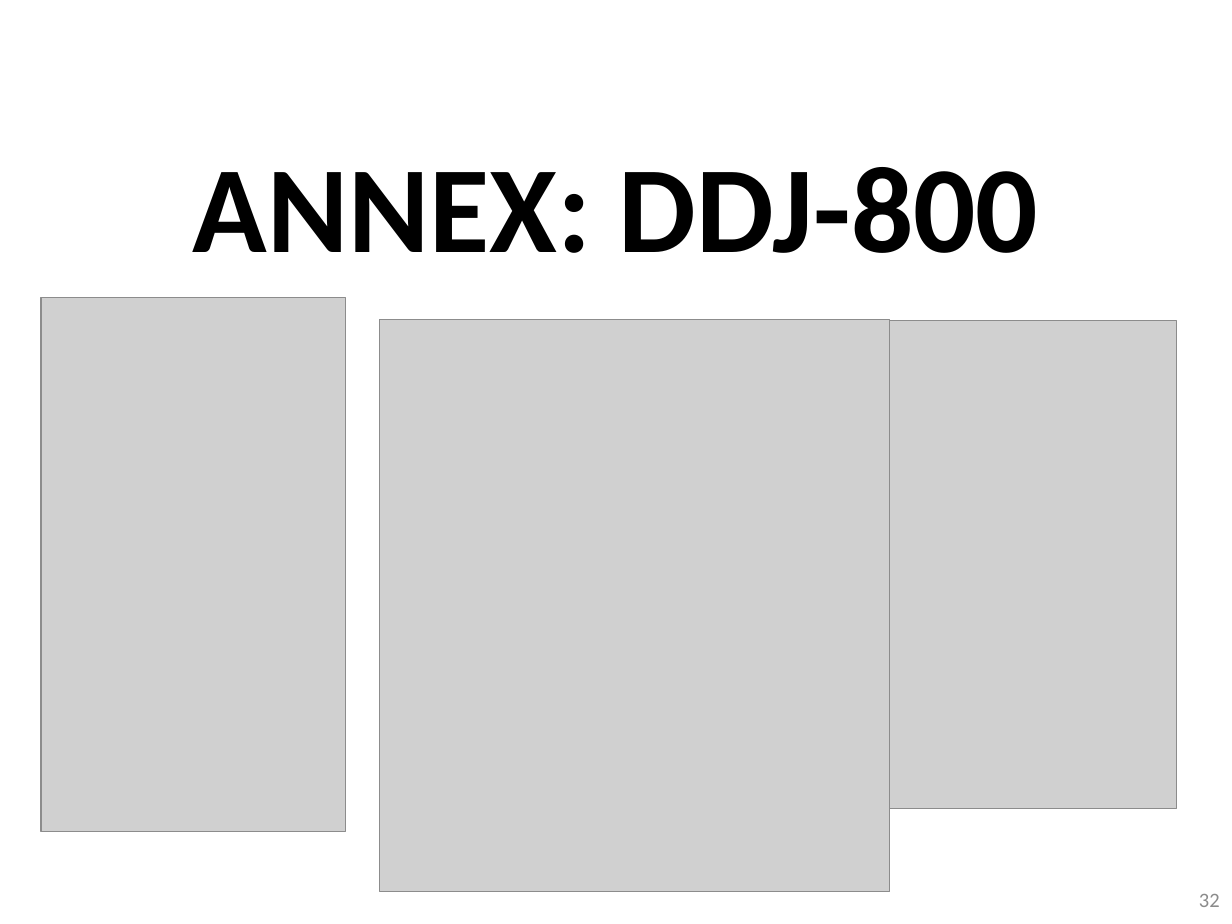
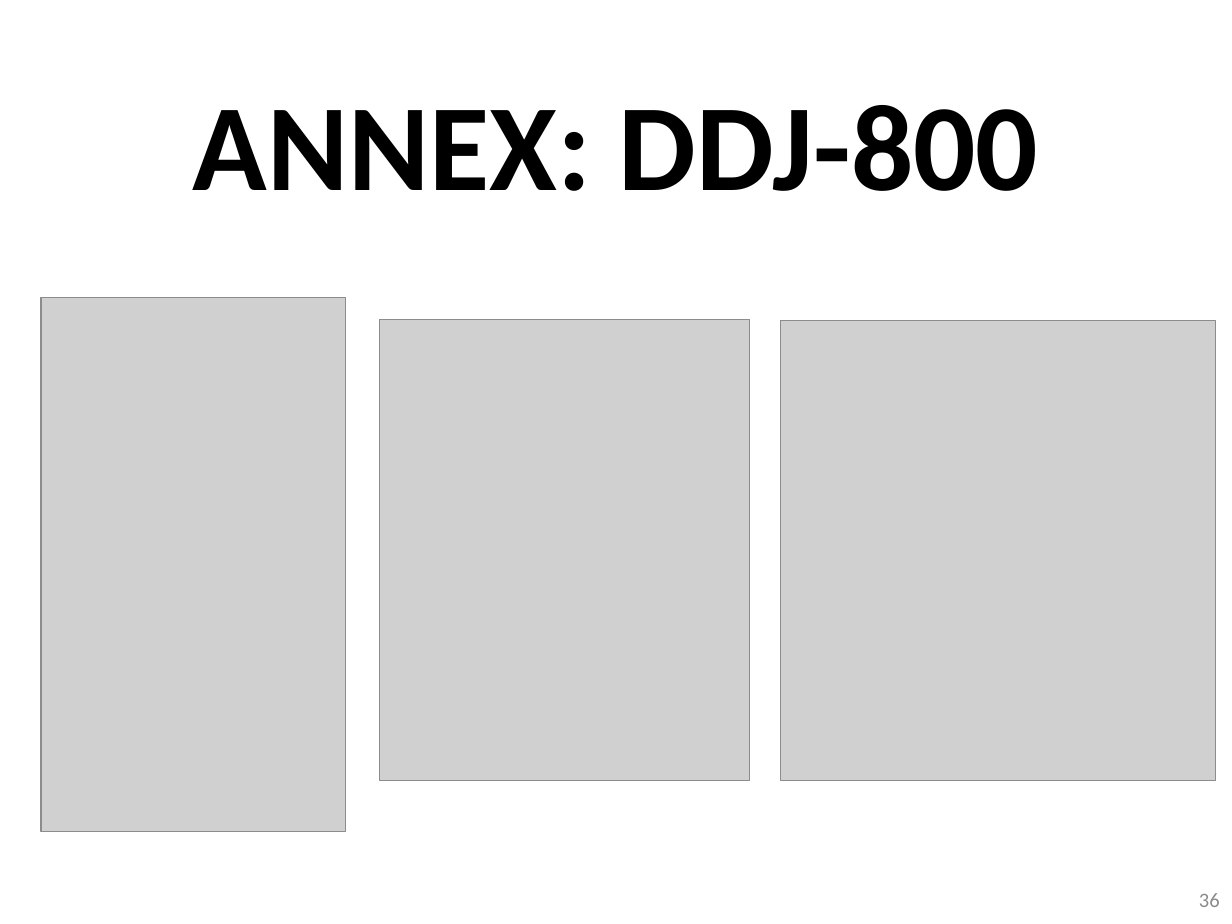
Before and after one commit to pestrela/music, a slide deck: slide 36 of traktor/mapping_ddj_1000/Support files/Source files/DDJ-1000 - Installation Guide.pptx (slide 32 before the commit). Drawn at 1232x924 pixels with LibreOffice and Linux fonts; fonts in the diff are those of the drawing; grey boxes stand for pictures. Boxes give left, top, right and bottom in pixels: in the first picture for what was removed or moved away, otherwise in the second. Text is boxed around its words. In the diff, an @@ line names an element or a change of style, - is before the commit and + after.

```diff
--- a/traktor/mapping_ddj_1000/Support files/Source files/DDJ-1000 - Installation Guide.pptx
+++ b/traktor/mapping_ddj_1000/Support files/Source files/DDJ-1000 - Installation Guide.pptx
@@ text "ANNEX: DDJ-800": place and size @@
-text "ANNEX: DDJ-800" at bbox=[193, 167, 1038, 253]
+text "ANNEX: DDJ-800" at bbox=[193, 105, 1038, 191]
@@ picture: place and size @@
-picture at bbox=[379, 319, 890, 892]
+picture at bbox=[379, 319, 749, 780]
@@ picture: place and size @@
-picture at bbox=[742, 320, 1177, 808]
+picture at bbox=[780, 320, 1215, 780]
@@ page number at bbox=[1199, 893, 1220, 907]: text changed @@
-32
+36
```
Also in this commit, not shown: 8 other slides changed, 5 slides added, 3 other files.
